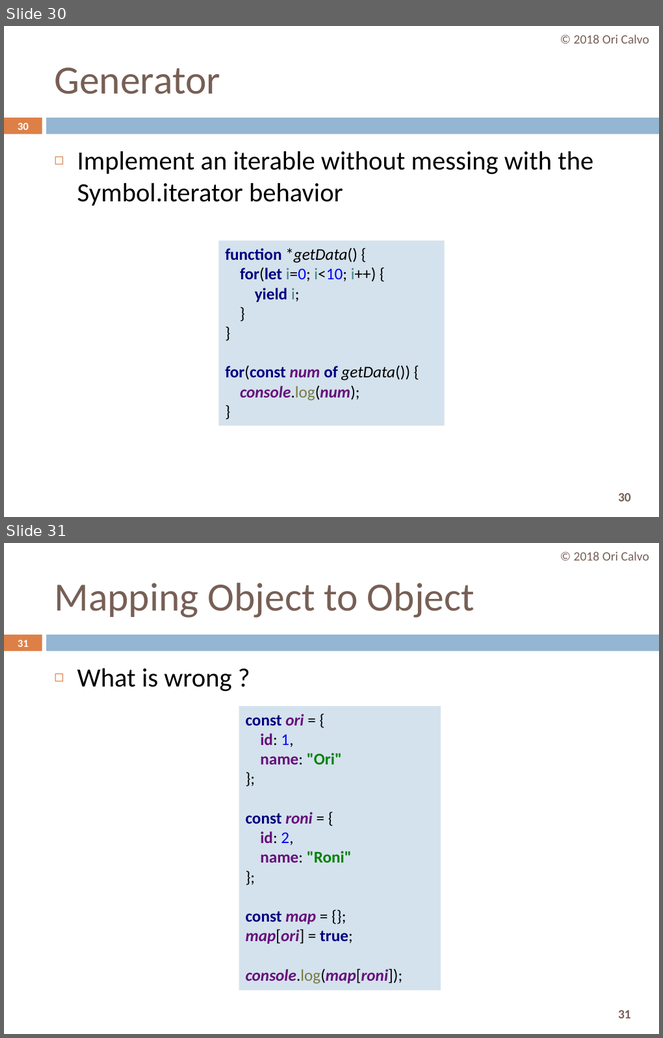
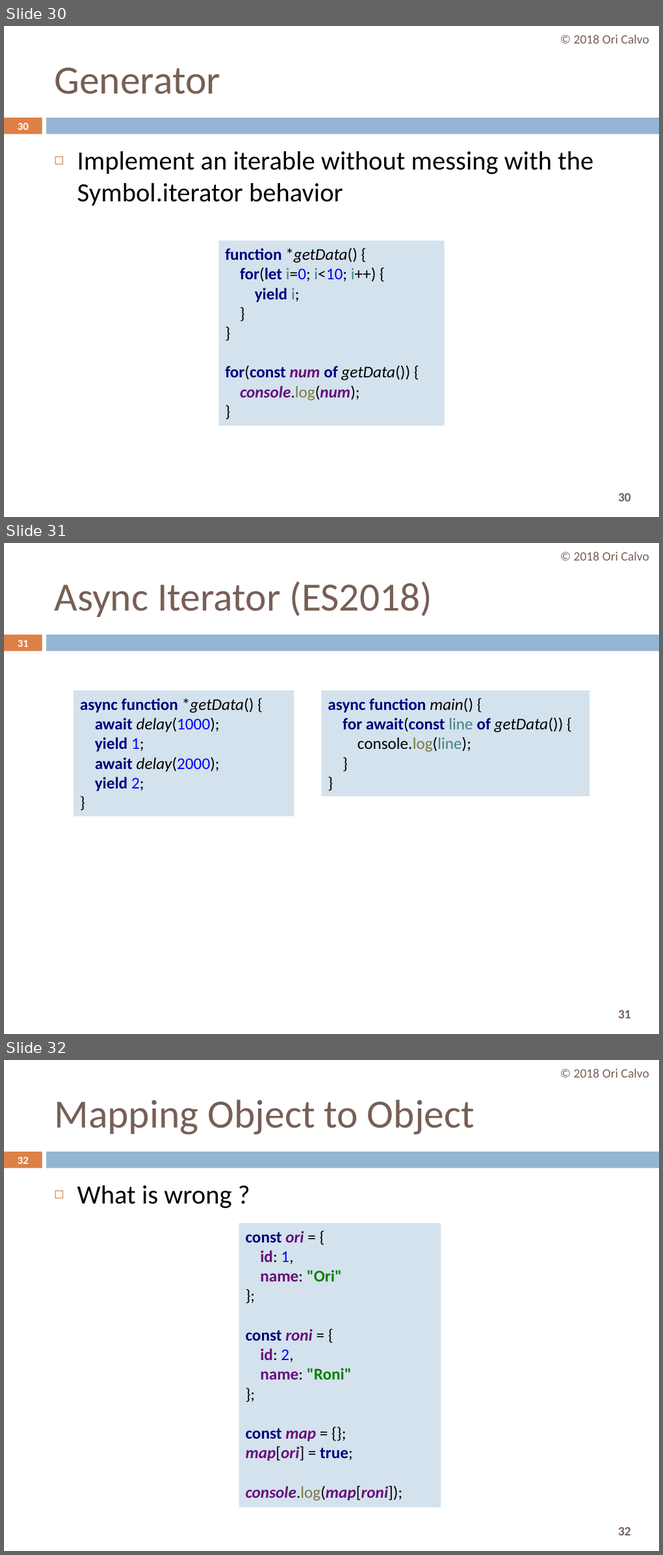
Before and after one commit to oricalvo/course-ecmascript, a slide deck: ECMAScript.pptx. Shown one above the other, each under a label of ours: slides 30 and 31 before the commit, slides 30, 31 and 32 after it. The pictures are 663x1038 and 663x1555 pixels, drawn with LibreOffice and Linux fonts; fonts in the diff are those of the drawing. Boxes give left, top, right and bottom in pixels: in the first picture for what was removed or moved away, otherwise in the second. Text is boxed around its words. In the diff, an @@ line names an element or a change of style, - is before the commit and + after.

```diff
--- a/ECMAScript.pptx
+++ b/ECMAScript.pptx
@@ slide 31 added at box(4, 543, 659, 1034), background #FFFFFF; not listed: 3 template elements that a slide beside it also shows @@
@@ text added at box(574, 551, 649, 561), 14 pt, text #775F55 @@
+© 2018 Ori Calvo
@@ title added at box(54, 581, 432, 617), 44 pt, text #775F55 @@
+Async Iterator (ES2018)
@@ page number added at box(18, 640, 29, 647), 11.9 pt, text #FFFFFF, bold @@
+31
@@ rectangle added at box(74, 691, 295, 816), fill #D4E2ED, 18 pt, text #000080 @@
+async function *getData() {
+await delay(1000);
+yield 1;
+await delay(2000);
+yield 2;
+}
@@ rectangle added at box(322, 691, 590, 797), fill #D4E2ED, 18 pt, text #000000 @@
+async function main() {
+for await(const line of getData()) {
+console.log(line);
+}
+}
@@ what was slide 31 is now slide 32 @@
@@ page number at box(18, 1157, 29, 1164): text changed @@
-31
+32
@@ page number at box(618, 1527, 631, 1536): text changed @@
-31
+32
```
Also in this commit, not shown: 1 slide changed, 8 other slides added, 6 other files.
